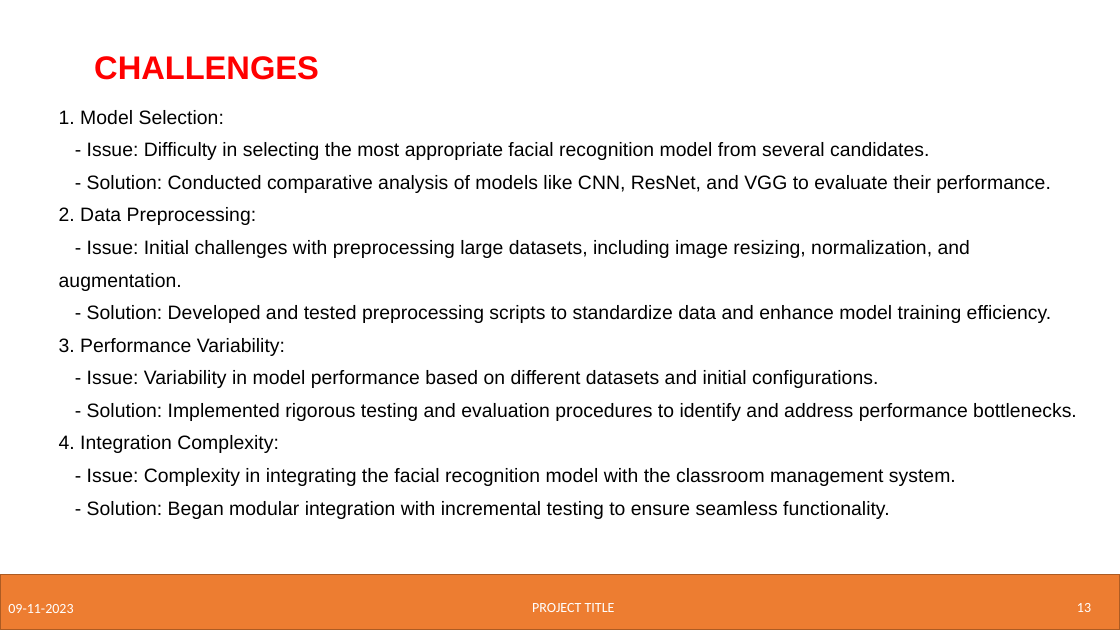
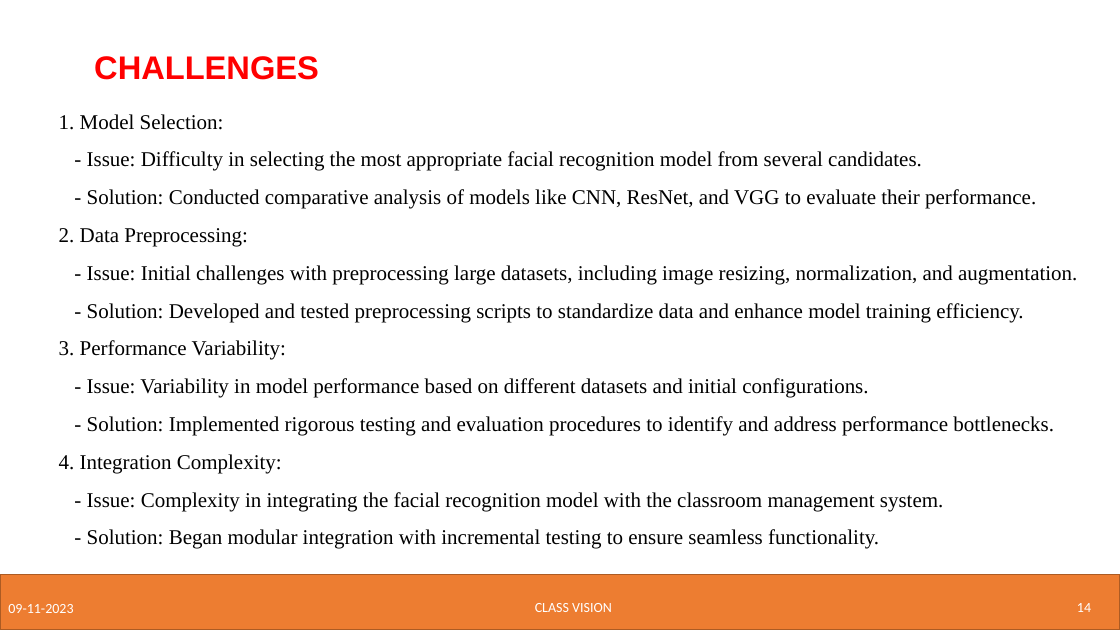
Before and after one commit to AdityaManojA/Class-Vision, a slide deck: slide 14 of Research Related/Phase 1 Project ppt.pptx (slide 13 before the commit). Drawn at 1120x630 pixels with LibreOffice and Linux fonts; fonts in the diff are those of the drawing; background and template pictures are left out. Boxes give left, top, right and bottom in pixels: in the first picture for what was removed or moved away, otherwise in the second. Text is boxed around its words. In the diff, an @@ line names an element or a change of style, - is before the commit and + after.

```diff
--- a/Research Related/Phase 1 Project ppt.pptx
+++ b/Research Related/Phase 1 Project ppt.pptx
@@ text "1. Model Selection:" at (x1=59, y1=114, x2=1077, y2=549): size 16.6 to 18 pt, font Arial to Times New Roman; line spacing 1.4 to 1.5 @@
@@ text at (x1=535, y1=603, x2=612, y2=612): text changed @@
-PROJECT TITLE
+CLASS VISION
@@ page number at (x1=1077, y1=603, x2=1091, y2=612): text changed @@
-13
+14
```
Also in this commit, not shown: 16 other slides changed, 3 slides added, 2 slides removed.
